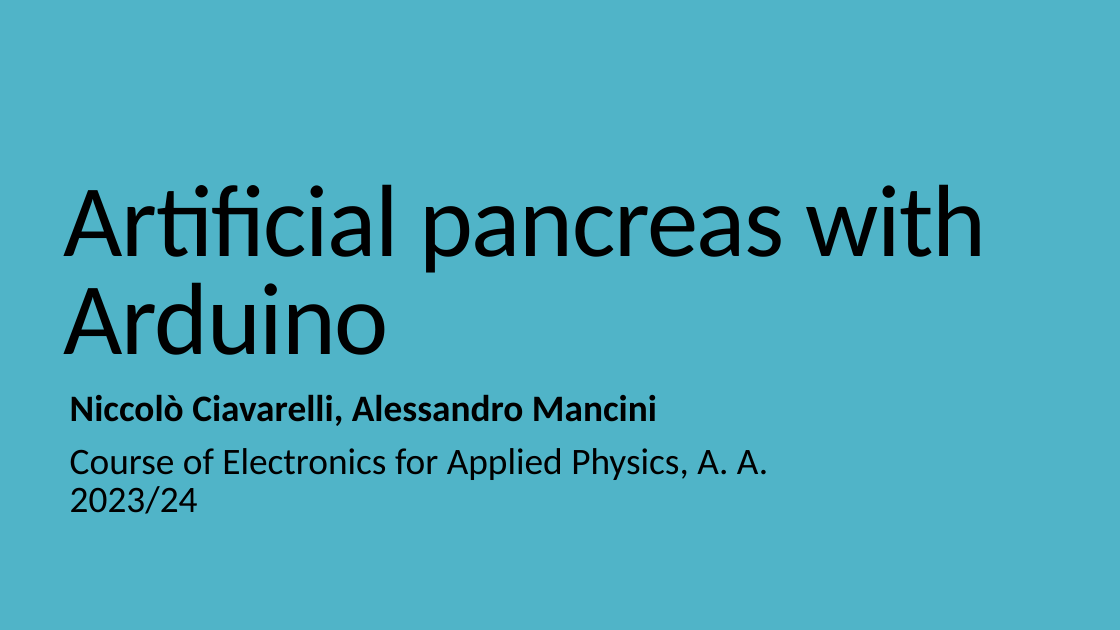
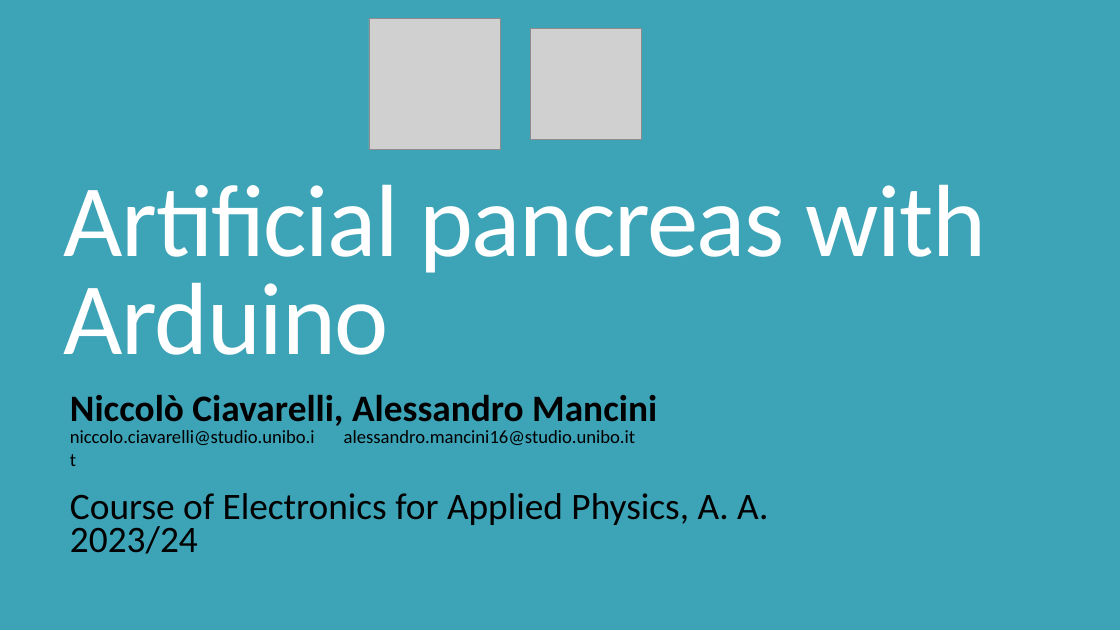
Before and after one commit to ciavanick/ArtificialPancreas, a slide deck: slide 1 of Presentation.pptx. Drawn at 1120x630 pixels with LibreOffice and Linux fonts; fonts in the diff are those of the drawing; grey boxes stand for pictures. Boxes give left, top, right and bottom in pixels: in the first picture for what was removed or moved away, otherwise in the second. Text is boxed around its words. In the diff, an @@ line names an element or a change of style, - is before the commit and + after.

```diff
--- a/Presentation.pptx
+++ b/Presentation.pptx
@@ background #50B4C8 to gradient #F5FBFC to #A5D7E1 to #C3E5EB @@
@@ rectangle added at (0,0,1120,630), fill #3DA3B7 @@
@@ picture added at (369,18,500,150) @@
@@ picture added at (530,29,641,139) @@
@@ title "Artificial pancreas with Arduino" at (64,184,986,355): text colour #000000 to #FFFFFF @@
@@ subtitle "Niccolò Ciavarelli, Alessandro Mancini" at (70,395,768,554): line spacing 0.85 to 0.75 @@
@@ text added at (70,430,635,445), 16 pt, text #000000 @@
+niccolo.ciavarelli@studio.unibo.it
@@ text added at (344,430,635,445), 16 pt, text #000000 @@
+alessandro.mancini16@studio.unibo.it
```
Also in this commit, not shown: 10 other slides changed, 5 slides added, 2 other files.
